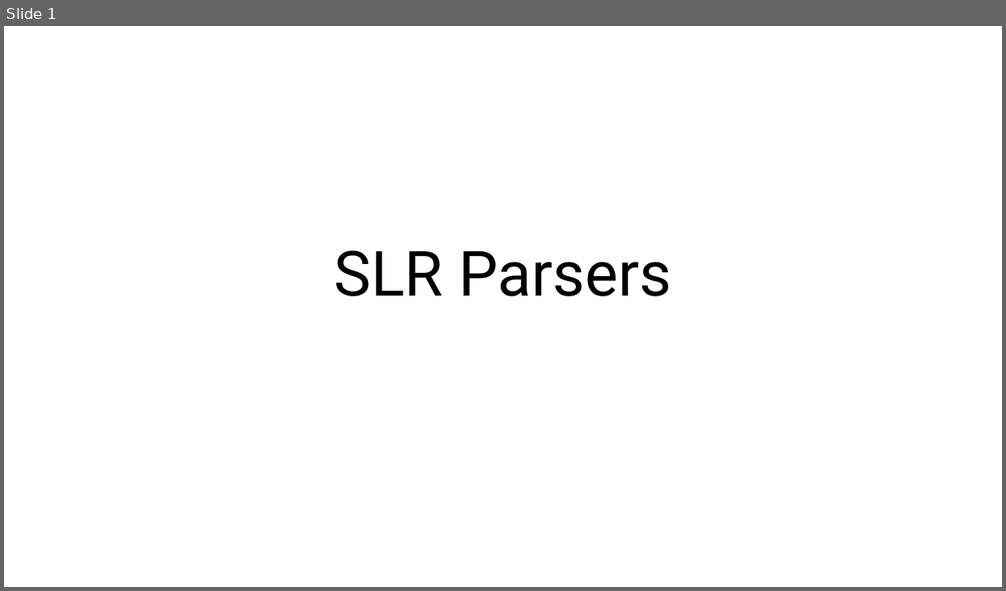
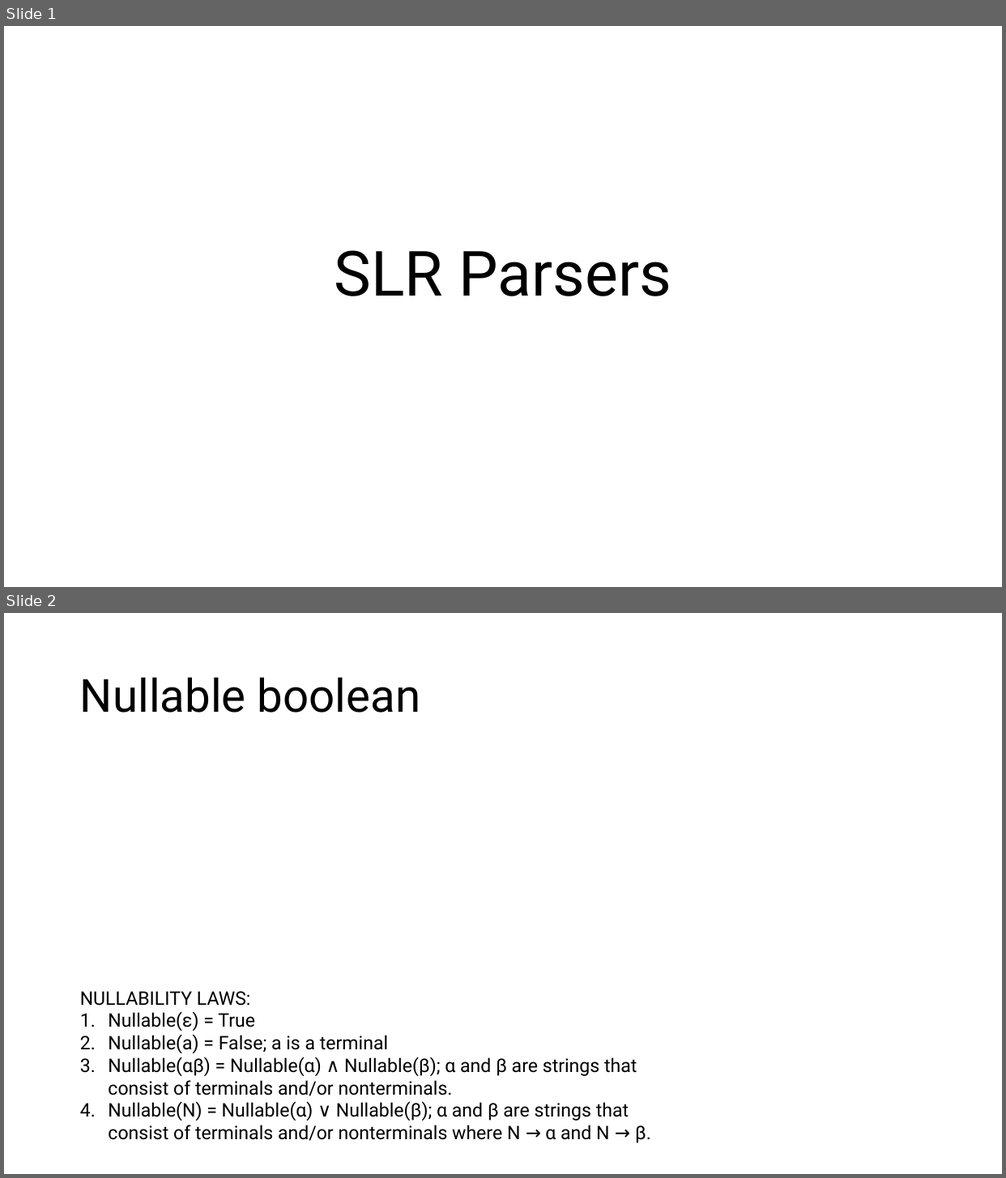
Before and after one commit to Danieldv-s/Research-Materials, a slide deck: Syntax-Analysis/Section2.13Expansion.pptx. Shown one above the other, each under a label of ours: slide 1 before the commit, slides 1 and 2 after it. The pictures are 1006x591 and 1006x1178 pixels, drawn with LibreOffice and Linux fonts; fonts in the diff are those of the drawing. Boxes give left, top, right and bottom in pixels: in the first picture for what was removed or moved away, otherwise in the second. Text is boxed around its words. In the diff, an @@ line names an element or a change of style, - is before the commit and + after.

Commit message:
Nullable and FIRST complete. Working on FOLLOW

```diff
--- a/Syntax-Analysis/Section2.13Expansion.pptx
+++ b/Syntax-Analysis/Section2.13Expansion.pptx
@@ slide 2 added at box(4, 613, 1002, 1174), background #FFFFFF @@
@@ title added at box(80, 677, 421, 713), 44 pt, text #000000 @@
+Nullable boolean
@@ text added at box(80, 991, 651, 1144), 18 pt, text #000000 @@
+NULLABILITY LAWS:
+1. Nullable(ε) = True
+2. Nullable(a) = False; a is a terminal
+3. Nullable(αβ) = Nullable(α) ∧ Nullable(β); α and β are strings that consist of terminals and/or nonterminals.
+4. Nullable(N) = Nullable(α) ∨ Nullable(β); α and β are strings that consist of terminals and/or nonterminals where N → α and N → β.
```
Also in this commit, not shown: 14 slides changed, 14 other slides added.
